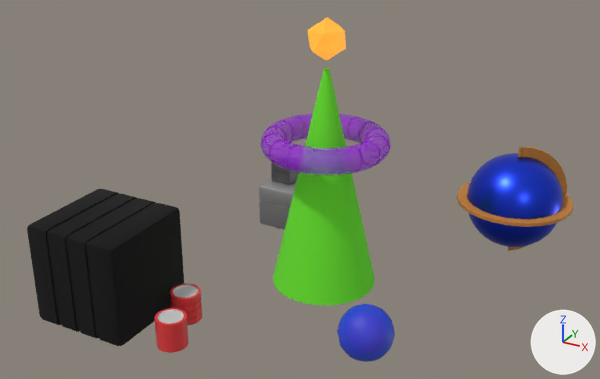
The FBX model assets/samples/mesh_party.fbx: old version first, new version second.
Both versions are drawn from a 50 mm lens placed at (6.8, -13.37, 8.58), pointed at (-0.69, 0.23, 1.78). Every picture has the same lights, and +X, +Y and +Z are marked at lower right. Where no turn or scale is listed for an object, it has been applied to the vertices.
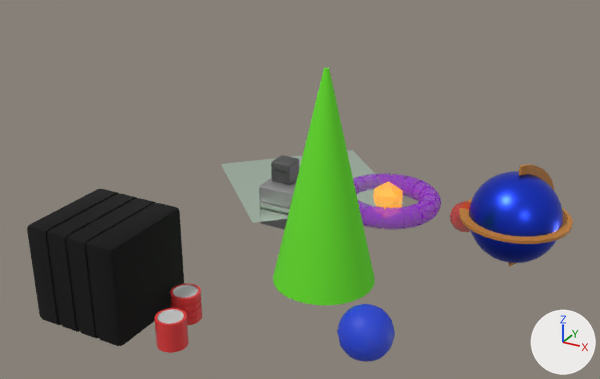
Where the change shows, as pixel boxes (x1, y1, x2, y2) in the pictures (600 x 379 px):
'Sphere', moved, turned
    before: (457, 147, 573, 251)
    after: (459, 164, 573, 266)
'Torus', moved, turned
    before: (260, 113, 391, 175)
    after: (353, 173, 441, 230)
'Plane.001', moved, rescaled (not visible before)
    after: (221, 150, 404, 223)
'Icosphere', moved, turned, rescaled
    before: (308, 17, 346, 61)
    after: (373, 181, 403, 209)
'Sphere.002', moved (not visible before)
    after: (450, 201, 471, 232)

Diff of the bpy script that builds the scene:
```diff
--- a/assets/samples/mesh_party.fbx.py
+++ b/assets/samples/mesh_party.fbx.py
@@ ob_sphere @@
 ob_sphere = bpy.data.objects.new('Sphere', me_sphere)
-ob_sphere.location = (3.0, 3.0, 1.0)
-ob_sphere.rotation_euler = (0.0, 0.0, 2.094)  # degrees (0, 0, 120)
+ob_sphere.location = (3.0, 3.26, 0.49)
+ob_sphere.rotation_euler = (0.0, 0.0, 2.45)  # degrees (0, 0, 140)
@@ ob_torus @@
 ob_torus = bpy.data.objects.new('Torus', me_torus)
-ob_torus.location = (0.0, 0.0, 3.0)
-ob_torus.rotation_euler = (0.0, 3.142, -0.268)  # degrees (0, 180, -15)
+ob_torus.location = (0.0, 3.26, 0.49)
+ob_torus.rotation_euler = (3.142, 0.0, 0.982)  # degrees (180, 0, 56)
@@ ob_sphere_002 @@
 ob_sphere_002 = bpy.data.objects.new('Sphere.002', me_sphere_002)
-ob_sphere_002.location = (1.9, -2.1, 0.5)
+ob_sphere_002.location = (1.9, 3.26, 0.49)
@@ ob_icosphere @@
 ob_icosphere = bpy.data.objects.new('Icosphere', me_icosphere)
-ob_icosphere.location = (0.0, 0.0, 5.0)
-ob_icosphere.scale = (0.4, 0.4, 0.4)
+ob_icosphere.location = (0.0, 3.26, 0.49)
+ob_icosphere.rotation_euler = (0.0, 0.0, -1.869)  # degrees (0, 0, -107)
+ob_icosphere.scale = (0.4, 0.4, 0.482)
@@ ob_plane_001 @@
 ob_plane_001 = bpy.data.objects.new('Plane.001', me_plane_002)
-ob_plane_001.location = (-1.98, 2.0, 0.0)
-ob_plane_001.scale = (0.147, 0.147, 0.147)
+ob_plane_001.location = (-1.98, 3.26, 0.49)
+ob_plane_001.scale = (0.853, 0.853, 0.853)
```
